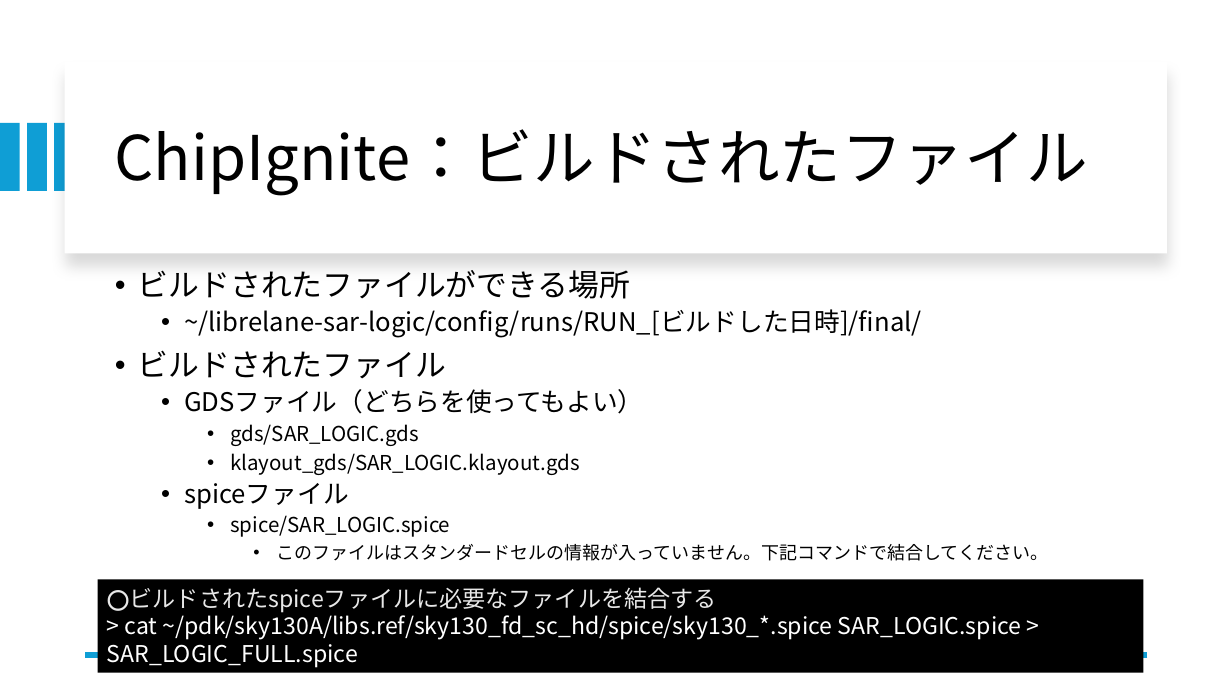
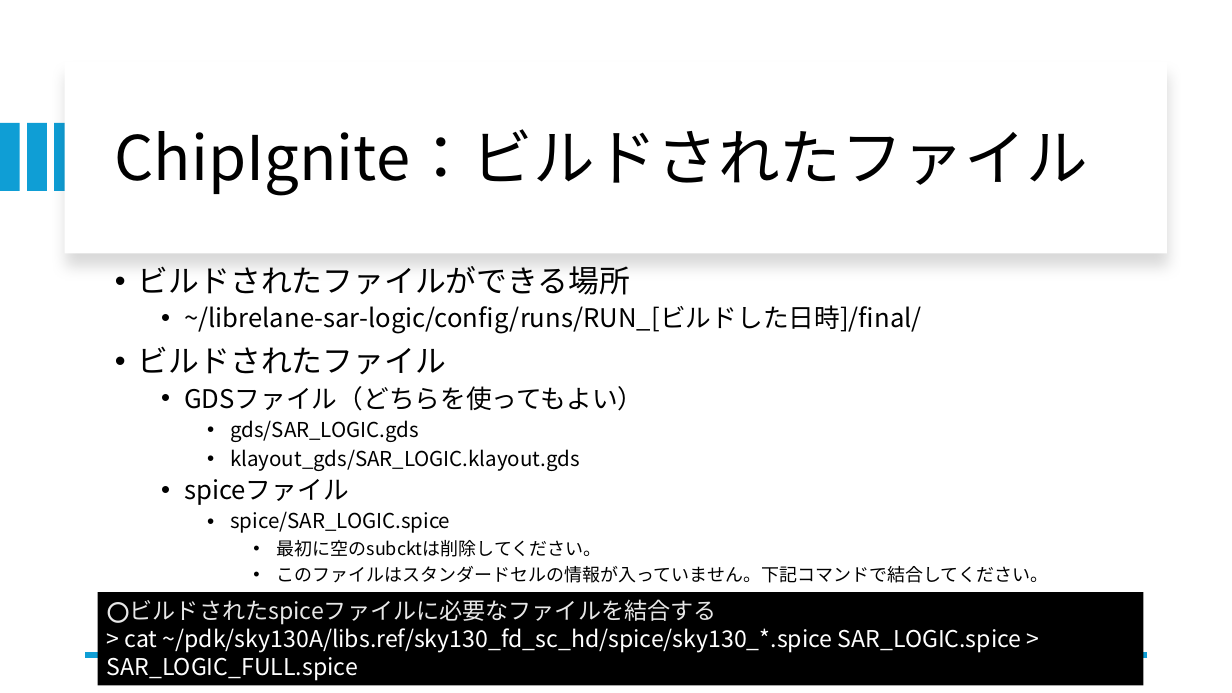
Before and after one commit to ishi-kai/openmpw-transistor-level-examples, a slide deck: slide 48 of SKY130/docs/SAR-ADC_SKY130.pptx. Drawn at 1232x693 pixels with LibreOffice and Linux fonts; fonts in the diff are those of the drawing. Boxes give left, top, right and bottom in pixels: in the first picture for what was removed or moved away, otherwise in the second. Text is boxed around its words. In the diff, an @@ line names an element or a change of style, - is before the commit and + after.

```diff
--- a/SKY130/docs/SAR-ADC_SKY130.pptx
+++ b/SKY130/docs/SAR-ADC_SKY130.pptx
@@ text at [277,540,602,557]: paragraph added @@
+      • 最初に空のsubcktは削除してください。
@@ rectangle "⭕️ビルドされたspiceファイルに必要なファイルを結合する": place and size @@
-rectangle "⭕️ビルドされたspiceファイルに必要なファイルを結合する" at [98,579,1144,673]
+rectangle "⭕️ビルドされたspiceファイルに必要なファイルを結合する" at [98,592,1144,686]
```
Also in this commit, not shown: 1 other slide changed, 1 slide added, 9 other files.
